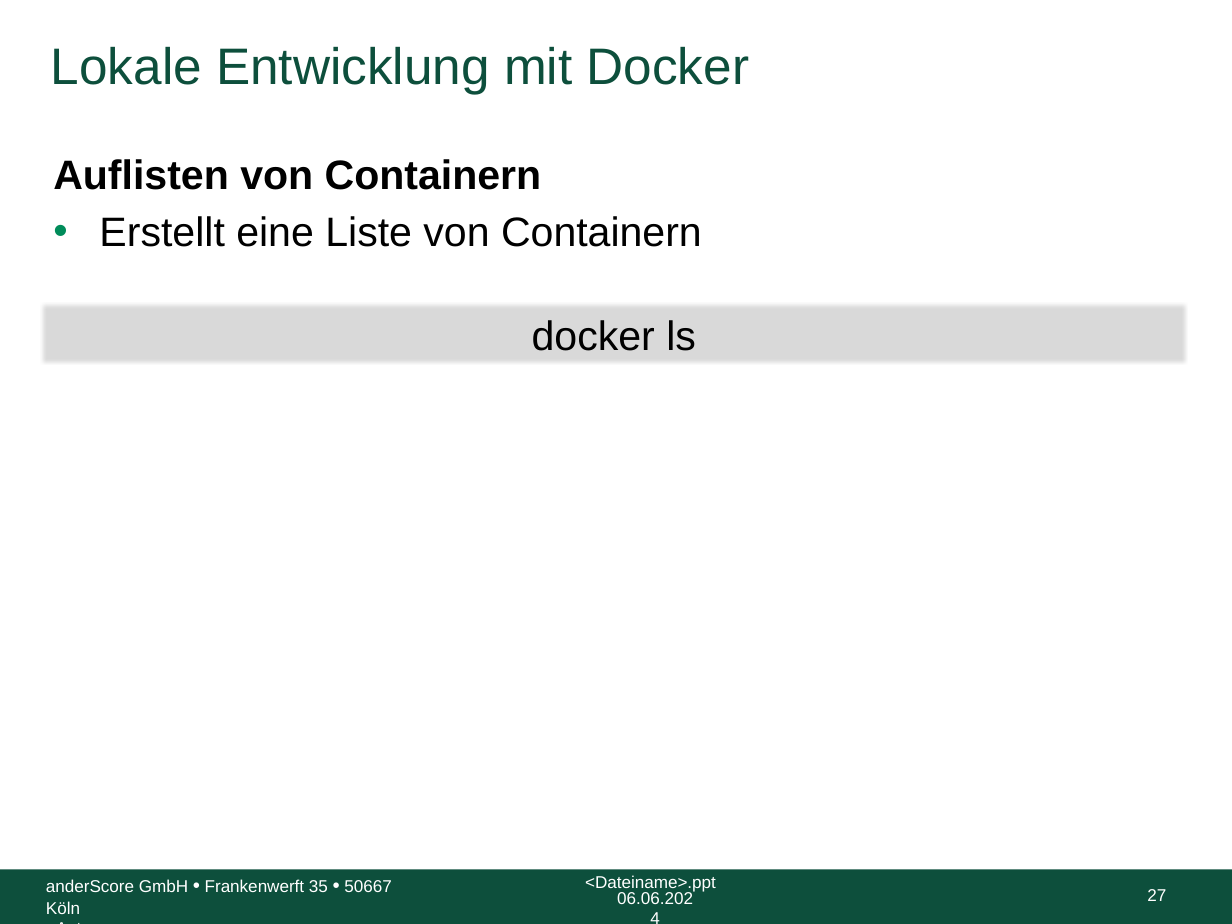
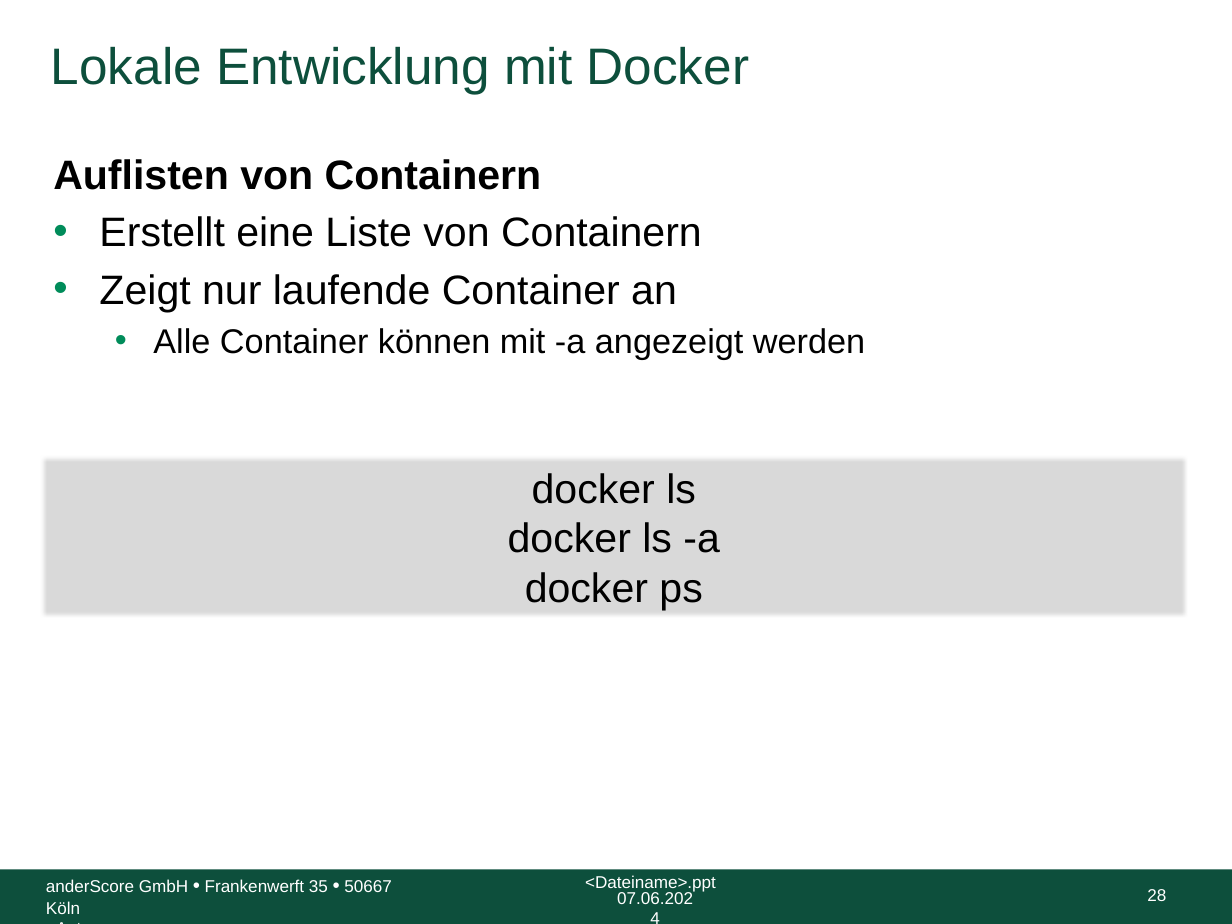
Before and after one commit to anderscore-gmbh/gitlab, a slide deck: slide 28 of slides/Tag-3_2-Docker.pptx (slide 27 before the commit). Drawn at 1232x924 pixels with LibreOffice and Linux fonts; fonts in the diff are those of the drawing; background and template pictures are left out. Boxes give left, top, right and bottom in pixels: in the first picture for what was removed or moved away, otherwise in the second. Text is boxed around its words. In the diff, an @@ line names an element or a change of style, - is before the commit and + after.

Commit message:
Verbesserungen Tag 3-2 Docker

```diff
--- a/slides/Tag-3_2-Docker.pptx
+++ b/slides/Tag-3_2-Docker.pptx
@@ text at (99, 274, 865, 359): paragraphs added @@
+• Zeigt nur laufende Container an
+  • Alle Container können mit -a angezeigt werden
@@ rectangle "docker ls": place and size @@
-rectangle "docker ls" at (41, 303, 1188, 365)
+rectangle "docker ls" at (41, 456, 1188, 617)
@@ text in rectangle at (508, 522, 720, 610): paragraphs added @@
+docker ls -a
+docker ps
@@ text at (617, 892, 693, 904): text changed @@
-06.06.2024
+07.06.2024
@@ page number at (1147, 889, 1166, 901): text changed @@
-27
+28
```
Also in this commit, not shown: 31 other slides changed, 1 slide added, 2 other files.
